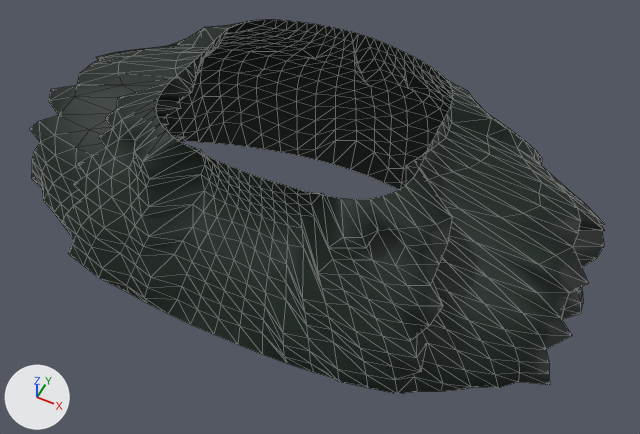
A saved change to the glTF model game/assets/characters/cast/adela_voss/adela_voss__c_over.gltf.
Camera for both pictures: a 50 mm camera at (0.232, -0.454, 1.803) aimed at (0.016, -0.023, 1.264). The axes (+X, +Y, +Z) are drawn at lower left. The lights are the same throughout. The older version comes first. Mesh edges are drawn as thin lines. Vertices at exactly the same position are counted once.

Names of what the first picture shows: 'Cape'.
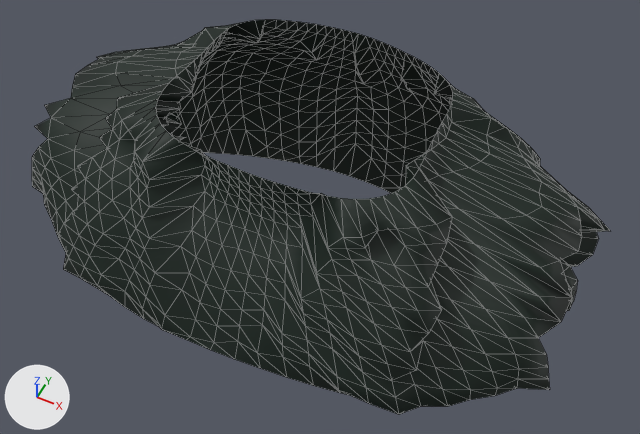
What differs and where, as boxes (x1, y1, x2, y2) in the pictures (640 x 434 px; the box of a moved part takes in the faces that stretch with it):
'Cape', reshaped: before (29, 20, 605, 394); after (32, 20, 610, 414)
part 1 of me_cape, moved or reshaped: before (29, 22, 605, 380); after (59, 27, 604, 397)
part 2 of me_cape, surface changed: before (31, 38, 604, 394); after (32, 42, 610, 414)

Patch to the scene script:
```diff
--- a/game/assets/characters/cast/adela_voss/adela_voss__c_over.gltf.py
+++ b/game/assets/characters/cast/adela_voss/adela_voss__c_over.gltf.py
@@ me_cape @@
 # used by ob_cape; location = (0.0, 0.0, 0.0)
-me_cape.from_pydata(...)  # 936 vertices, 1728 faces; spans x -0.232..0.232, y -0.162..0.132, z 1.177..1.373
+me_cape.from_pydata(...)  # 936 vertices, 1728 faces; spans x -0.232..0.232, y -0.171..0.129, z 1.173..1.373
+# me_cape part 1: 707 of 936 vertices moved; they spanned x -0.232..0.232, y -0.162..0.132, z 1.177..1.359 and now span x -0.232..0.232, y -0.171..0.129, z 1.173..1.359; mean shift (0.0, -0.001, -0.006); largest move (-0.23, -0.037, 1.316) -> (-0.111, -0.021, 1.311)
+# me_cape part 2: 1041 kept faces spanning x -0.232..0.232, y -0.171..0.129, z 1.173..1.373 get new texture (UV) coordinates
 me_cape.materials.append(mat_cast_adela_voss_adela_voss_parts_c_over_cape)
```
